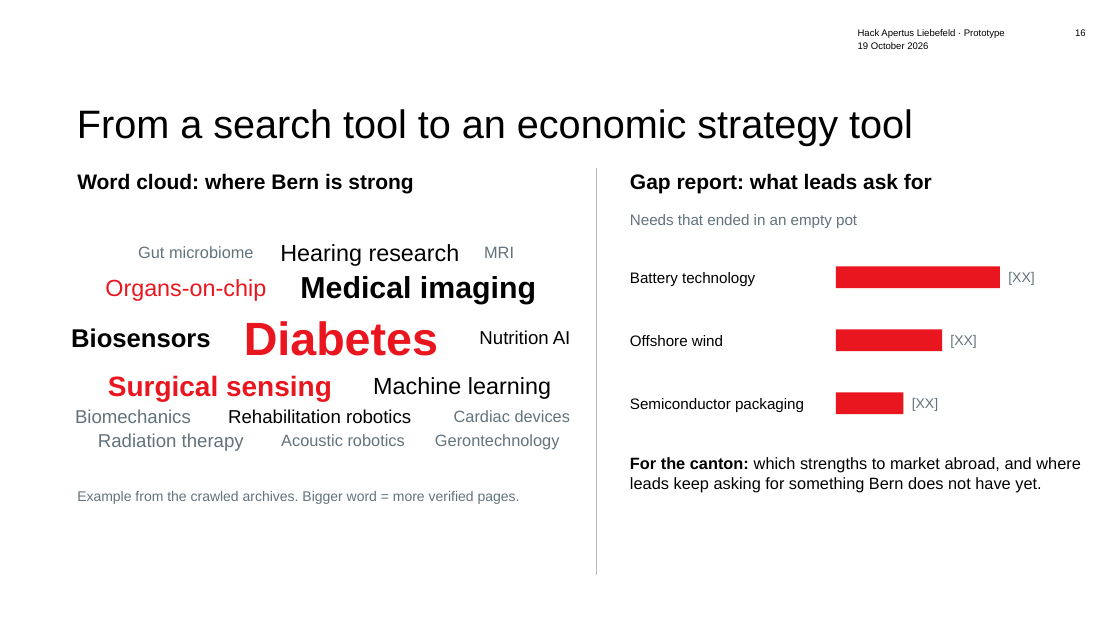
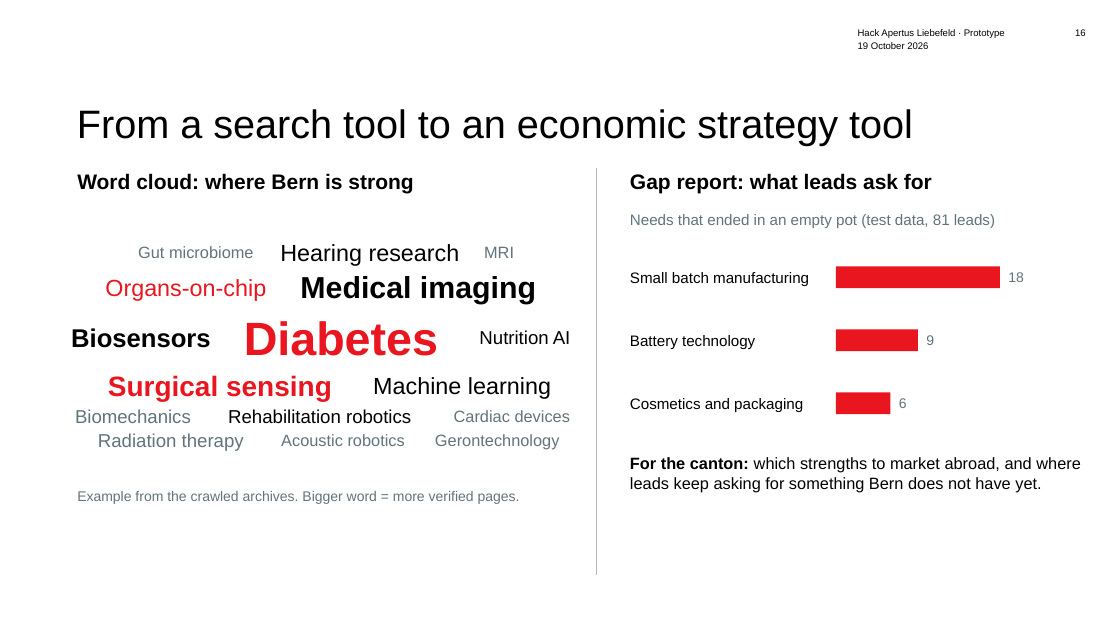
Before and after one commit to beSaif/mutz, a slide deck: slide 16 of research/Mutz_Pitch_lean_animated.pptx. Drawn at 1120x630 pixels with LibreOffice and Linux fonts; fonts in the diff are those of the drawing; background and template pictures are left out. Boxes give left, top, right and bottom in pixels: in the first picture for what was removed or moved away, otherwise in the second. Text is boxed around its words. In the diff, an @@ line names an element or a change of style, - is before the commit and + after.

```diff
--- a/research/Mutz_Pitch_lean_animated.pptx
+++ b/research/Mutz_Pitch_lean_animated.pptx
@@ text at box(630, 214, 995, 228): text changed @@
-Needs that ended in an empty pot
+Needs that ended in an empty pot (test data, 81 leads)
@@ text added at box(630, 272, 809, 286), 13 pt, text #000000 @@
+Small batch manufacturing
@@ text at box(1008, 272, 1024, 282): text changed @@
-[XX]
+18
@@ text "Battery technology": place and size @@
-text "Battery technology" at box(630, 272, 755, 286)
+text "Battery technology" at box(630, 335, 755, 349)
@@ rectangle: place and size @@
-rectangle at box(836, 329, 942, 351)
+rectangle at box(836, 329, 918, 351)
@@ text removed at box(630, 335, 723, 346) @@
-Offshore wind
@@ text at box(926, 335, 934, 345): text changed @@
-[XX]
+9
@@ text at box(630, 398, 803, 412): text changed @@
-Semiconductor packaging
+Cosmetics and packaging
@@ rectangle: place and size @@
-rectangle at box(836, 392, 904, 414)
+rectangle at box(836, 392, 891, 414)
@@ text at box(899, 398, 907, 408): text changed @@
-[XX]
+6
```
Also in this commit, not shown: 9 other slides changed, 7 other files.
